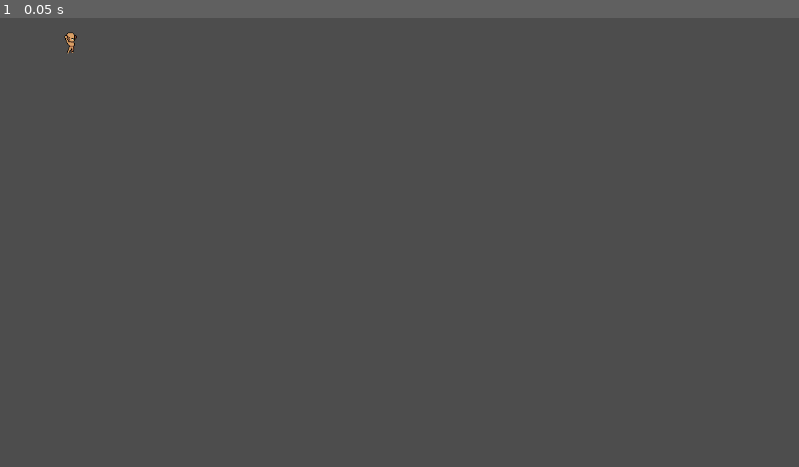
Above: before the commit, frame 1.
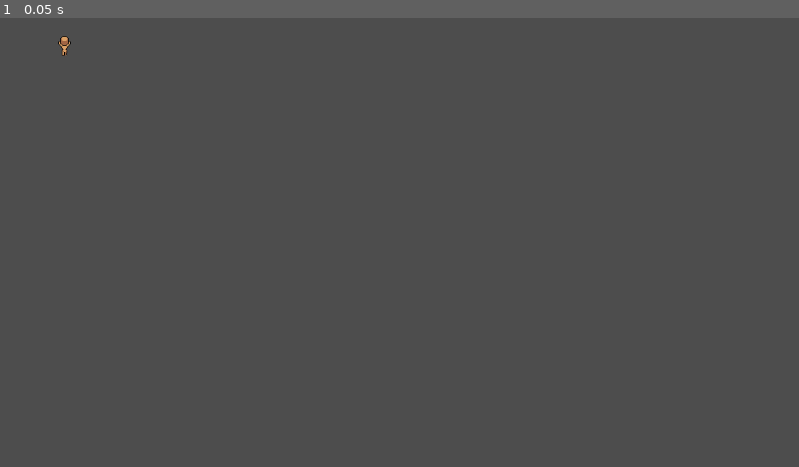
Above: after the commit, the same moment.

Repository: TalJa1/godot-test
Game: Godot game, scene res://screens/player/player.tscn
The game is run twice, just before and just after one commit, with the same random seed, the same clock (stepped at 60 frames per second) and the same inputs. This scene is started directly instead of the project's main scene.
Inputs:
- Up to frame 1 (0.05 s): no input

The runs differ from the first frame. In frame 1, less than 0.1% of the frame differs, in the area x 7-10%, y 3-9%.

Commit message:
Update player scene with additional walking animations and adjust character positioning

Diff:
--- a/project.godot
+++ b/project.godot
@@ -17,5 +17,6 @@
 
 [rendering]
 
+textures/canvas_textures/default_texture_filter=0
 renderer/rendering_method="gl_compatibility"
 renderer/rendering_method.mobile="gl_compatibility"
--- a/screens/player/player.tscn
+++ b/screens/player/player.tscn
@@ -1,8 +1,11 @@
-[gd_scene load_steps=18 format=3 uid="uid://ba0rsrtijtcvi"]
+[gd_scene load_steps=39 format=3 uid="uid://ba0rsrtijtcvi"]
 
 [ext_resource type="Texture2D" uid="uid://3pdo0h5dxjxf" path="res://assets/Entities/Characters/Body_A/Animations/Carry_Idle/Carry_Idle_Down-Sheet.png" id="1_p3uao"]
 [ext_resource type="Texture2D" uid="uid://cihmmtlgqk0h6" path="res://assets/Entities/Characters/Body_A/Animations/Carry_Idle/Carry_Idle_Side-Sheet.png" id="2_p3uao"]
 [ext_resource type="Texture2D" uid="uid://cbbc7j6g6y7db" path="res://assets/Entities/Characters/Body_A/Animations/Carry_Idle/Carry_Idle_Up-Sheet.png" id="3_ify2t"]
+[ext_resource type="Texture2D" uid="uid://dx105ec6koqam" path="res://assets/Entities/Characters/Body_A/Animations/Carry_Walk/Carry_Walk_Down-Sheet.png" id="4_bsgyc"]
+[ext_resource type="Texture2D" uid="uid://co55ectfyw4tq" path="res://assets/Entities/Characters/Body_A/Animations/Carry_Walk/Carry_Walk_Side-Sheet.png" id="5_hgbnq"]
+[ext_resource type="Texture2D" uid="uid://cj2bh78c61vqq" path="res://assets/Entities/Characters/Body_A/Animations/Carry_Walk/Carry_Walk_Up-Sheet.png" id="6_hgbnq"]
 
 [sub_resource type="CapsuleShape2D" id="CapsuleShape2D_8fusk"]
 
@@ -53,6 +56,78 @@
 [sub_resource type="AtlasTexture" id="AtlasTexture_5vgg8"]
 atlas = ExtResource("3_ify2t")
 region = Rect2(192, 0, 64, 64)
+
+[sub_resource type="AtlasTexture" id="AtlasTexture_uhf5g"]
+atlas = ExtResource("4_bsgyc")
+region = Rect2(0, 0, 64, 64)
+
+[sub_resource type="AtlasTexture" id="AtlasTexture_hphl5"]
+atlas = ExtResource("4_bsgyc")
+region = Rect2(64, 0, 64, 64)
+
+[sub_resource type="AtlasTexture" id="AtlasTexture_4uiax"]
+atlas = ExtResource("4_bsgyc")
+region = Rect2(128, 0, 64, 64)
+
+[sub_resource type="AtlasTexture" id="AtlasTexture_pr6t3"]
+atlas = ExtResource("4_bsgyc")
+region = Rect2(192, 0, 64, 64)
+
+[sub_resource type="AtlasTexture" id="AtlasTexture_xe1ce"]
+atlas = ExtResource("4_bsgyc")
+region = Rect2(256, 0, 64, 64)
+
+[sub_resource type="AtlasTexture" id="AtlasTexture_f5om4"]
+atlas = ExtResource("4_bsgyc")
+region = Rect2(320, 0, 64, 64)
+
+[sub_resource type="AtlasTexture" id="AtlasTexture_l4gv6"]
+atlas = ExtResource("5_hgbnq")
+region = Rect2(0, 0, 64, 64)
+
+[sub_resource type="AtlasTexture" id="AtlasTexture_n1q6q"]
+atlas = ExtResource("5_hgbnq")
+region = Rect2(64, 0, 64, 64)
+
+[sub_resource type="AtlasTexture" id="AtlasTexture_q6u8d"]
+atlas = ExtResource("5_hgbnq")
+region = Rect2(128, 0, 64, 64)
+
+[sub_resource type="AtlasTexture" id="AtlasTexture_8sqvp"]
+atlas = ExtResource("5_hgbnq")
+region = Rect2(192, 0, 64, 64)
+
+[sub_resource type="AtlasTexture" id="AtlasTexture_uhrwm"]
+atlas = ExtResource("5_hgbnq")
+region = Rect2(256, 0, 64, 64)
+
+[sub_resource type="AtlasTexture" id="AtlasTexture_082vb"]
+atlas = ExtResource("5_hgbnq")
+region = Rect2(320, 0, 64, 64)
+
+[sub_resource type="AtlasTexture" id="AtlasTexture_bpcid"]
+atlas = ExtResource("6_hgbnq")
+region = Rect2(0, 0, 64, 64)
+
+[sub_resource type="AtlasTexture" id="AtlasTexture_7qwbv"]
+atlas = ExtResource("6_hgbnq")
+region = Rect2(64, 0, 64, 64)
+
+[sub_resource type="AtlasTexture" id="AtlasTexture_jrsek"]
+atlas = ExtResource("6_hgbnq")
+region = Rect2(128, 0, 64, 64)
+
+[sub_resource type="AtlasTexture" id="AtlasTexture_vow8v"]
+atlas = ExtResource("6_hgbnq")
+region = Rect2(192, 0, 64, 64)
+
+[sub_resource type="AtlasTexture" id="AtlasTexture_oxi3o"]
+atlas = ExtResource("6_hgbnq")
+region = Rect2(256, 0, 64, 64)
+
+[sub_resource type="AtlasTexture" id="AtlasTexture_1crve"]
+atlas = ExtResource("6_hgbnq")
+region = Rect2(320, 0, 64, 64)
 
 [sub_resource type="SpriteFrames" id="SpriteFrames_t4mc6"]
 animations = [{
@@ -106,16 +181,85 @@
 "loop": true,
 "name": &"idle_up",
 "speed": 5.0
+}, {
+"frames": [{
+"duration": 1.0,
+"texture": SubResource("AtlasTexture_uhf5g")
+}, {
+"duration": 1.0,
+"texture": SubResource("AtlasTexture_hphl5")
+}, {
+"duration": 1.0,
+"texture": SubResource("AtlasTexture_4uiax")
+}, {
+"duration": 1.0,
+"texture": SubResource("AtlasTexture_pr6t3")
+}, {
+"duration": 1.0,
+"texture": SubResource("AtlasTexture_xe1ce")
+}, {
+"duration": 1.0,
+"texture": SubResource("AtlasTexture_f5om4")
+}],
+"loop": true,
+"name": &"walk_down",
+"speed": 5.0
+}, {
+"frames": [{
+"duration": 1.0,
+"texture": SubResource("AtlasTexture_l4gv6")
+}, {
+"duration": 1.0,
+"texture": SubResource("AtlasTexture_n1q6q")
+}, {
+"duration": 1.0,
+"texture": SubResource("AtlasTexture_q6u8d")
+}, {
+"duration": 1.0,
+"texture": SubResource("AtlasTexture_8sqvp")
+}, {
+"duration": 1.0,
+"texture": SubResource("AtlasTexture_uhrwm")
+}, {
+"duration": 1.0,
+"texture": SubResource("AtlasTexture_082vb")
+}],
+"loop": true,
+"name": &"walk_side",
+"speed": 5.0
+}, {
+"frames": [{
+"duration": 1.0,
+"texture": SubResource("AtlasTexture_bpcid")
+}, {
+"duration": 1.0,
+"texture": SubResource("AtlasTexture_7qwbv")
+}, {
+"duration": 1.0,
+"texture": SubResource("AtlasTexture_jrsek")
+}, {
+"duration": 1.0,
+"texture": SubResource("AtlasTexture_vow8v")
+}, {
+"duration": 1.0,
+"texture": SubResource("AtlasTexture_oxi3o")
+}, {
+"duration": 1.0,
+"texture": SubResource("AtlasTexture_1crve")
+}],
+"loop": true,
+"name": &"walk_up",
+"speed": 5.0
 }]
 
 [node name="CharacterBody2D" type="CharacterBody2D"]
 
 [node name="CollisionShape2D" type="CollisionShape2D" parent="."]
-position = Vector2(28, 27)
+position = Vector2(17, 26)
 shape = SubResource("CapsuleShape2D_8fusk")
 
 [node name="AnimatedSprite2D" type="AnimatedSprite2D" parent="."]
-position = Vector2(102, 35)
+position = Vector2(93, 40)
 sprite_frames = SubResource("SpriteFrames_t4mc6")
-animation = &"idle_side"
-frame_progress = 0.497349
+animation = &"walk_up"
+frame_progress = 0.665992
